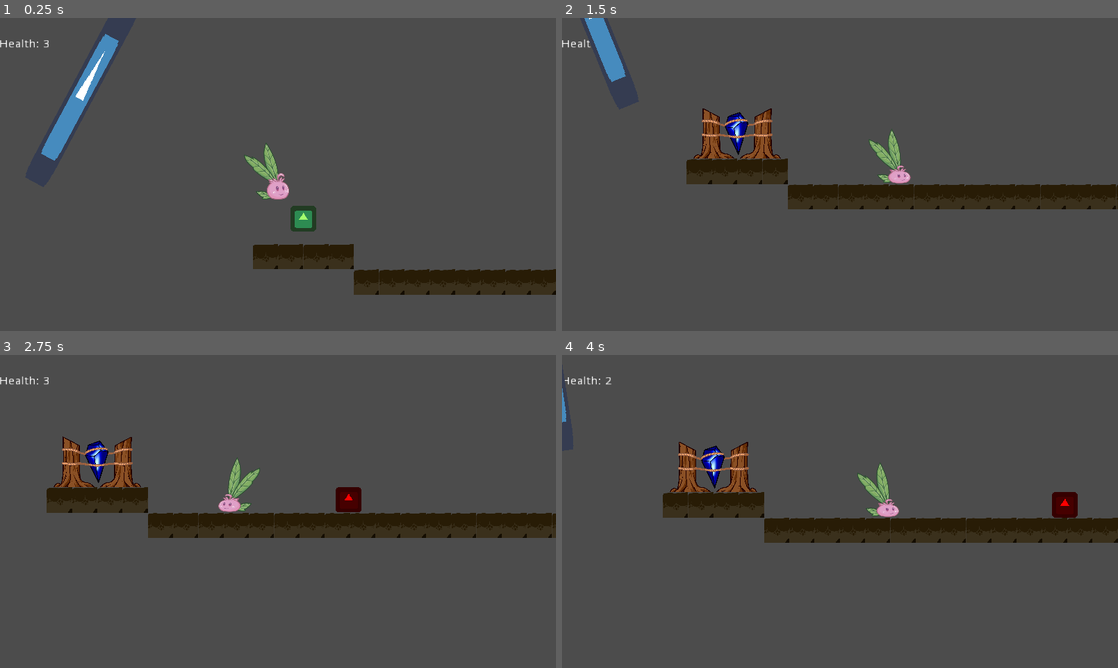
Above: before the commit, frames 1-4 (two rows, left to right).
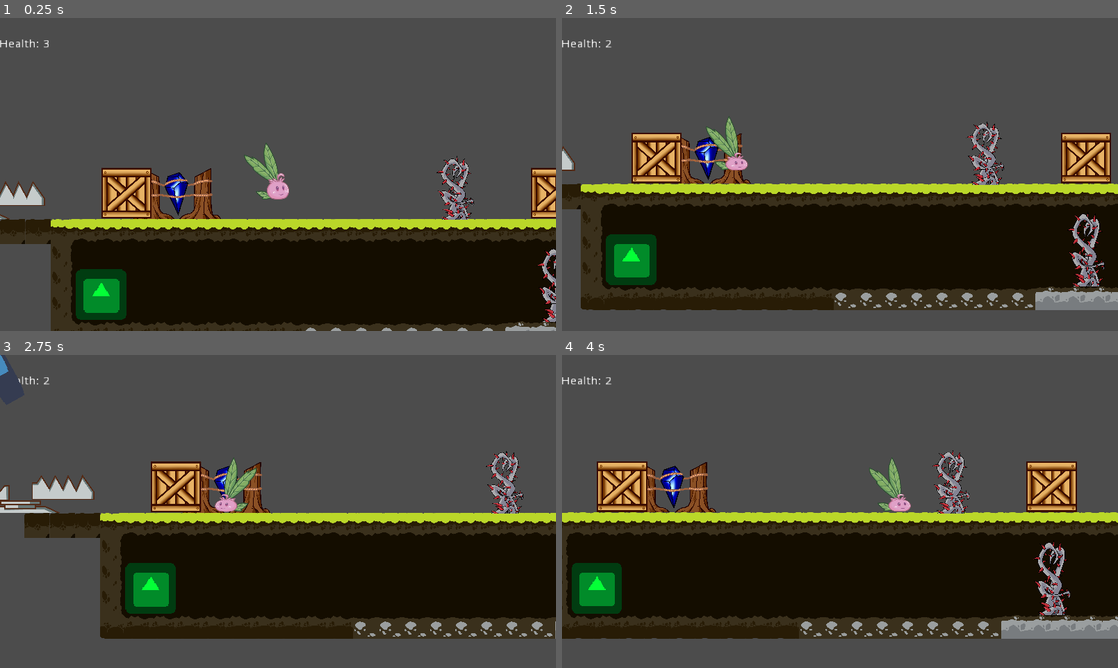
Above: after the commit, the same moments.

Repository: DamianKoch1/OnionsAdventure
Game: Godot game, scene res://Levels/Prototype.tscn
The game is run twice, just before and just after one commit, with the same random seed, the same clock (stepped at 60 frames per second) and the same inputs. The engine's default icon, where the game draws it, is replaced by a stand-in: a white triangle on a blue panel in a dark square.
Inputs:
- Up to frame 1 (0.25 s): no input
- Up to frame 2 (1.5 s): hold Right (ui_right) from 0.53 s (still down); tap E (push) at 0.6, 1.35 s; tap Space (jump) at 0.77 s
- Up to frame 3 (2.75 s): tap Space (jump) at 1.52 s; release Right (ui_right) at 2.03 s; hold Left (ui_left) from 2.03 s (still down); tap E (push) at 2.1 s
- Up to frame 4 (4 s): release Left (ui_left) at 2.78 s; hold Right (ui_right) from 2.78 s (still down); tap E (push) at 2.85, 3.6 s; tap Space (jump) at 3.02, 3.77 s

The runs differ from the first frame. In frame 1, 37% of the frame differs, in the area x 0-100%, y 5-100%; in frame 2, 45%; in frame 3, 39%; in frame 4, 45%, in the area x 0-100%, y 7-91%.

Commit message:
prototype changes

Diff:
--- a/Levels/Prototype.tscn
+++ b/Levels/Prototype.tscn
@@ -64,7 +64,7 @@
 [node name="Onion" parent="." index="4" instance=ExtResource( 4 )]
 
 editor/display_folded = true
-position = Vector2( 2272, -96 )
+position = Vector2( 288, 192 )
 z_index = 5
 z_as_relative = false
 _sections_unfolded = [ "Transform", "Z Index" ]
@@ -210,20 +210,26 @@
 z_index = 5
 _sections_unfolded = [ "Z Index" ]
 
-[node name="Checkpoint" parent="." index="15" instance=ExtResource( 13 )]
+[node name="Box2" parent="." index="15" instance=ExtResource( 12 )]
+
+position = Vector2( 640, 224 )
+z_index = 5
+_sections_unfolded = [ "Z Index" ]
+
+[node name="Checkpoint" parent="." index="16" instance=ExtResource( 13 )]
 
 position = Vector2( 832, -32 )
 
-[node name="Checkpoint2" parent="." index="16" instance=ExtResource( 13 )]
+[node name="Checkpoint2" parent="." index="17" instance=ExtResource( 13 )]
 
 position = Vector2( 2304, -32 )
 
-[node name="Trap" parent="." index="17" instance=ExtResource( 14 )]
+[node name="Trap" parent="." index="18" instance=ExtResource( 14 )]
 
 position = Vector2( -97.7994, 240.296 )
 scale = Vector2( 0.5, 0.5 )
 
-[node name="Sprite" parent="." index="18" instance=ExtResource( 15 )]
+[node name="Sprite" parent="." index="19" instance=ExtResource( 15 )]
 
 editor/display_folded = true
 position = Vector2( 512, 216.91 )
@@ -240,7 +246,7 @@
 position = Vector2( -5.89149, 40.4562 )
 scale = Vector2( 0.10767, 0.149532 )
 
-[node name="Sprite2" parent="." index="19" instance=ExtResource( 15 )]
+[node name="Sprite2" parent="." index="20" instance=ExtResource( 15 )]
 
 editor/display_folded = true
 position = Vector2( 639.613, 338.115 )
@@ -257,7 +263,7 @@
 position = Vector2( 17.2571, 80.7451 )
 scale = Vector2( 0.111448, 0.15888 )
 
-[node name="Enemy" parent="." index="20" instance=ExtResource( 17 )]
+[node name="Enemy" parent="." index="21" instance=ExtResource( 17 )]
 
 editor/display_folded = true
 position = Vector2( -636.128, 236.206 )
@@ -267,7 +273,7 @@
 
 curve = SubResource( 1 )
 
-[node name="Enemy2" parent="." index="21" instance=ExtResource( 17 )]
+[node name="Enemy2" parent="." index="22" instance=ExtResource( 17 )]
 
 editor/display_folded = true
 position = Vector2( 1475.24, -38.1696 )
@@ -277,7 +283,7 @@
 
 curve = SubResource( 2 )
 
-[node name="FollowingEnemy" parent="." index="22" instance=ExtResource( 18 )]
+[node name="FollowingEnemy" parent="." index="23" instance=ExtResource( 18 )]
 
 position = Vector2( 2905.98, -38.6253 )
 
Binary file removed: Player/OnionSprite/floor_finally_3x3_new.png
Not shown, removed: Player/OnionSprite/floor_finally_3x3_new.png.import
